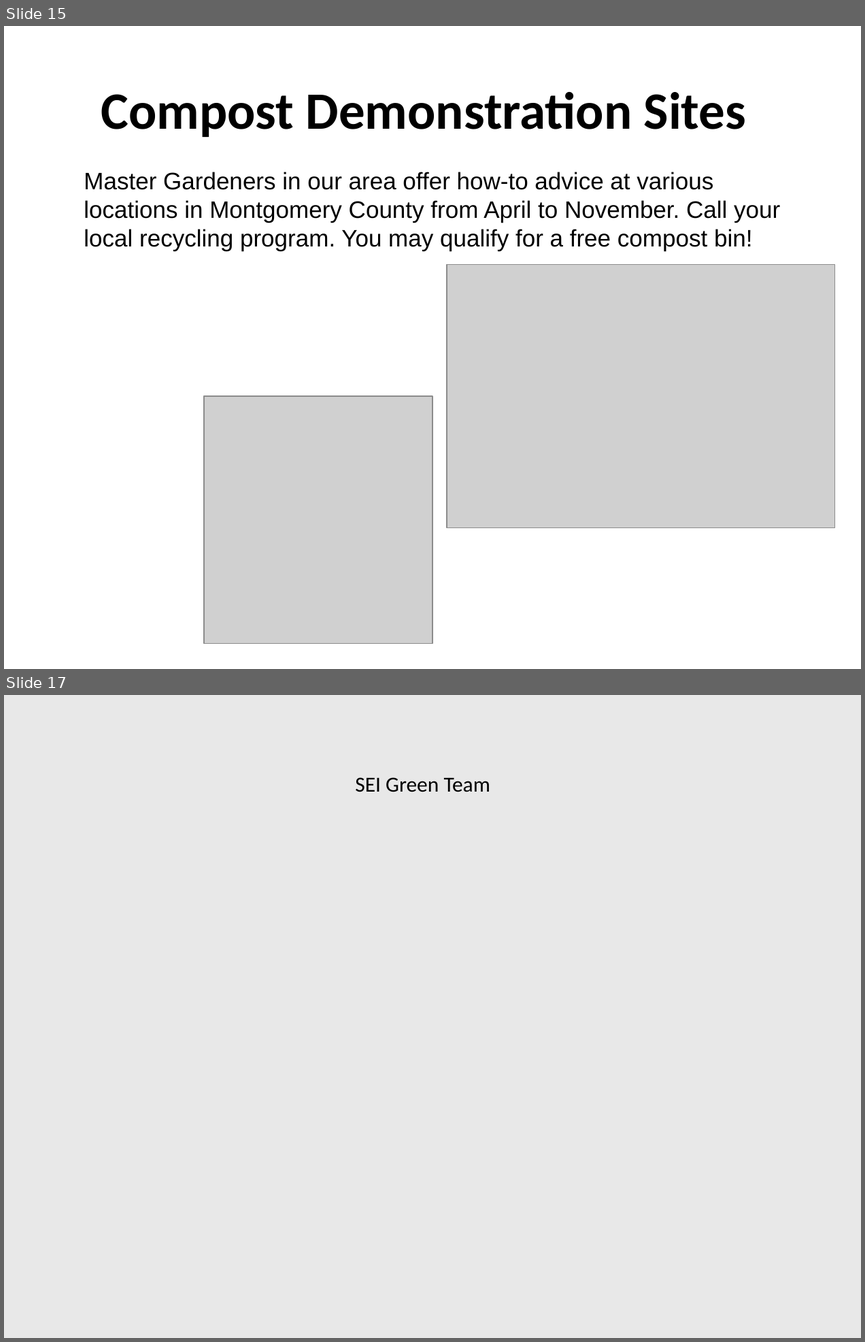
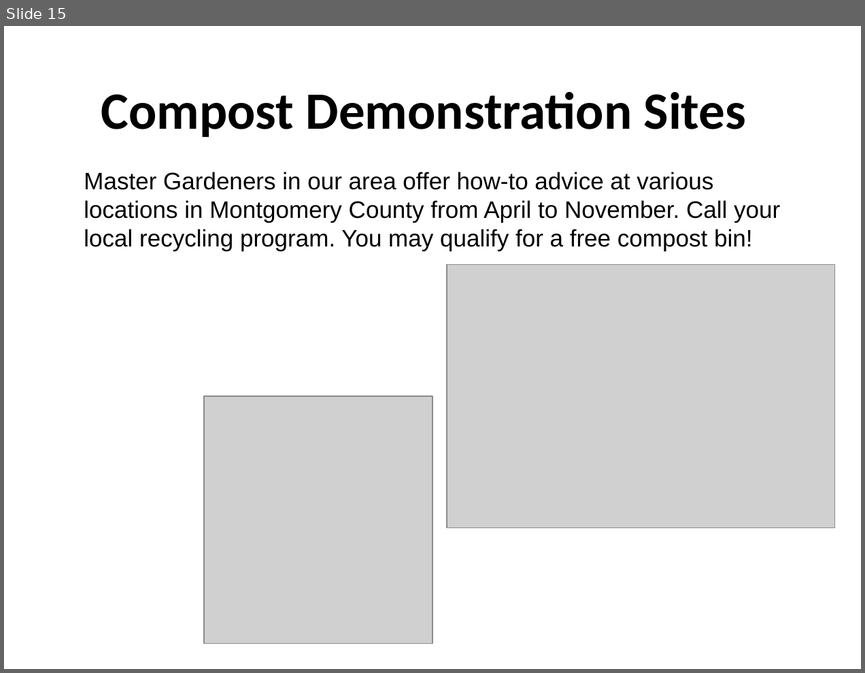
Before and after one commit to berttejeda/bert.composting, a slide deck: Compost Presentation.pptx. Shown one above the other, each under a label of ours: slides 15 and 17 before the commit, slide 15 after it; the slides between them are not shown. The pictures are 865x1342 and 865x673 pixels, drawn with LibreOffice and Linux fonts; fonts in the diff are those of the drawing; grey boxes stand for pictures. Boxes give left, top, right and bottom in pixels: in the first picture for what was removed or moved away, otherwise in the second. Text is boxed around its words. In the diff, an @@ line names an element or a change of style, - is before the commit and + after.

```diff
--- a/Compost Presentation.pptx
+++ b/Compost Presentation.pptx
@@ slide 17 removed at (4, 695, 861, 1338), background #D9D9D9 at 59% opacity @@
@@ text removed at (355, 777, 490, 792) @@
-SEI Green Team
```
Also in this commit, not shown: 1 slide changed.
